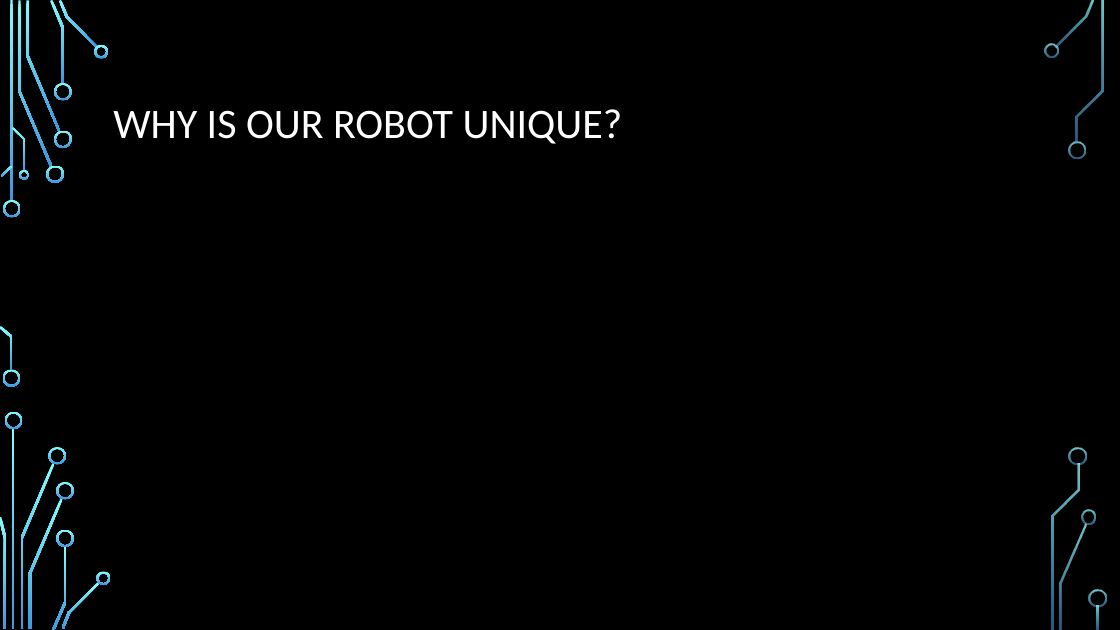
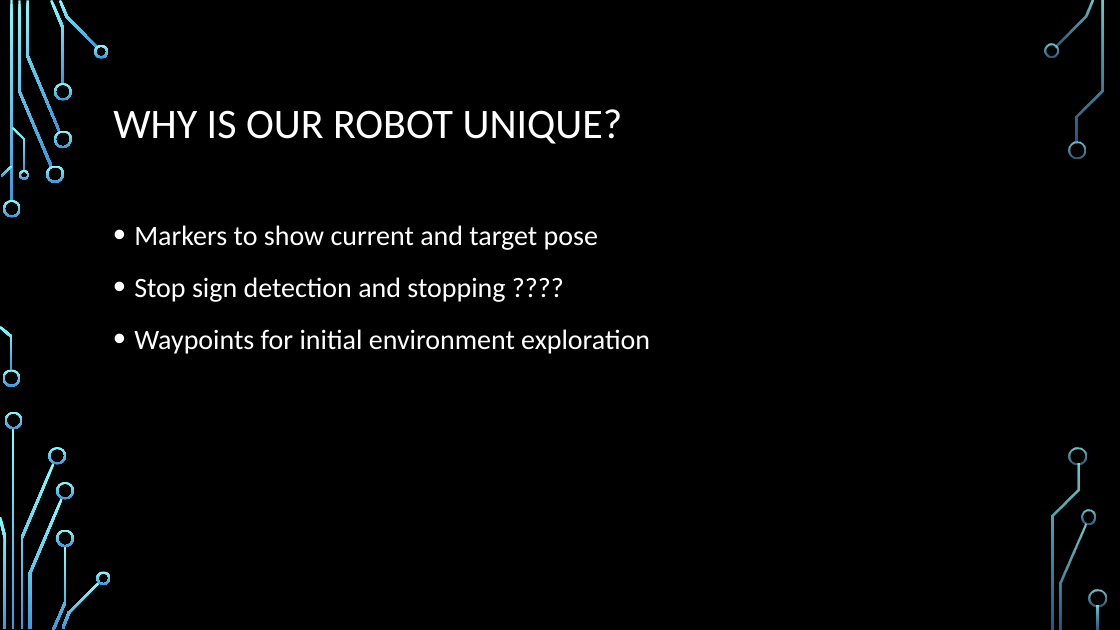
Before and after one commit to robertdyro/avg_turtlebot, a slide deck: slide 4 of FinalPresentation.pptx. Drawn at 1120x630 pixels with LibreOffice and Linux fonts; fonts in the diff are those of the drawing; background and template pictures are left out. Boxes give left, top, right and bottom in pixels: in the first picture for what was removed or moved away, otherwise in the second. Text is boxed around its words. In the diff, an @@ line names an element or a change of style, - is before the commit and + after.

```diff
--- a/FinalPresentation.pptx
+++ b/FinalPresentation.pptx
@@ text added at (134,225,650,354), 24 pt, text #FFFFFF @@
+• Markers to show current and target pose
+• Stop sign detection and stopping ????
+• Waypoints for initial environment exploration
```
Also in this commit, not shown: 1 other slide changed, 1 slide added, 1 slide removed.
